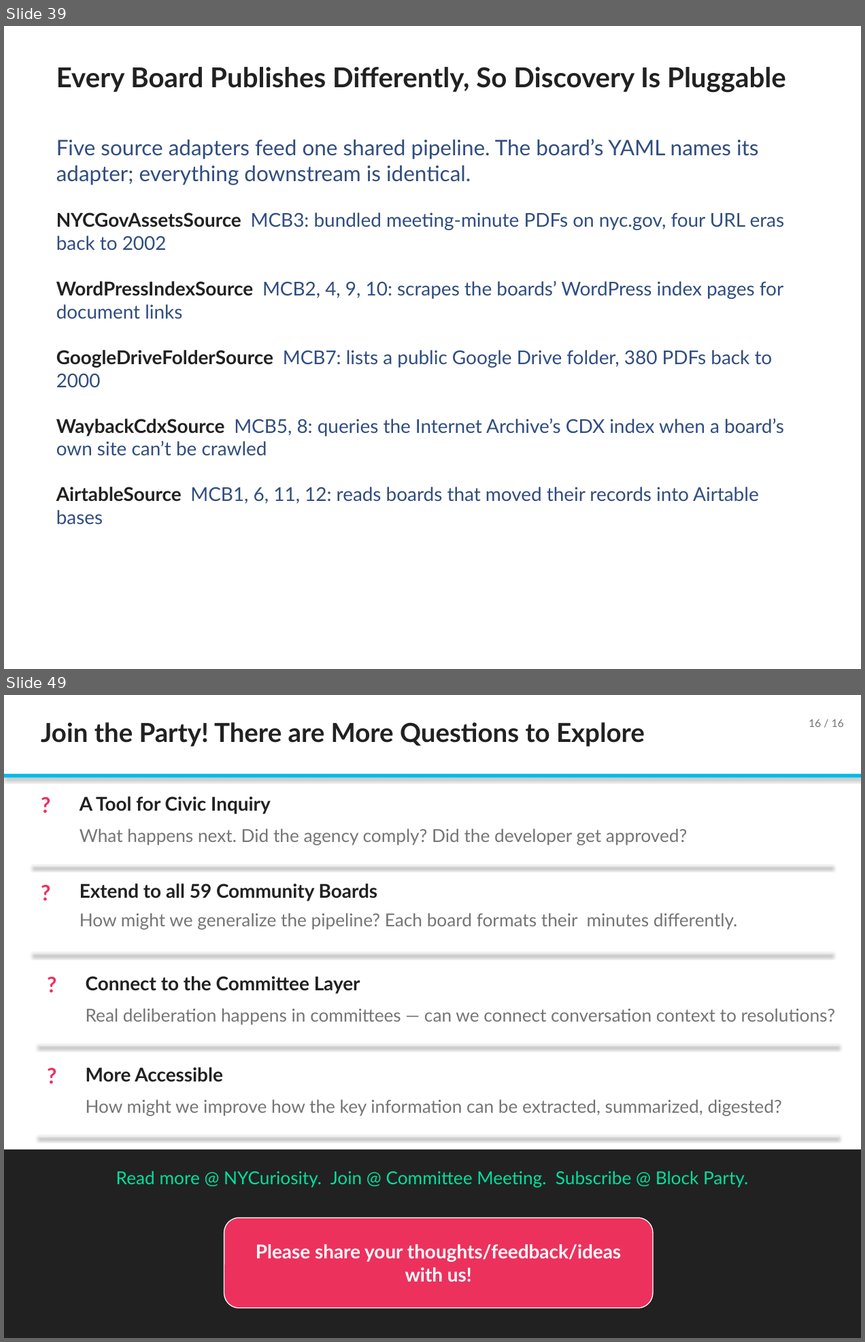
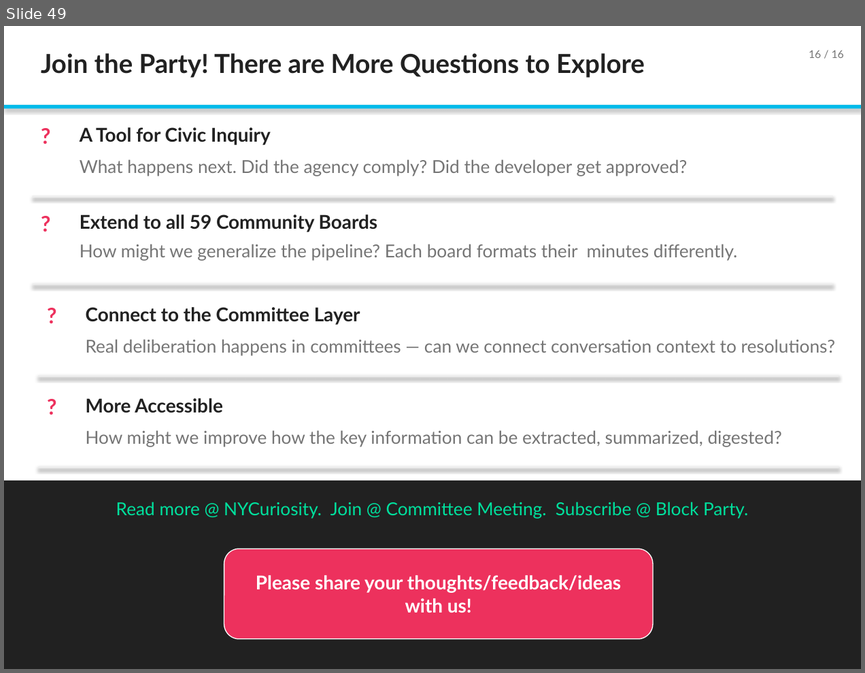
Before and after one commit to TalR24/nycur-data-website, a slide deck: cb-resolutions/block_party_july2026/Building_an_AI_Knowledge_Base_for_NYC_Community_Boards_July2026.pptx. Shown one above the other, each under a label of ours: slides 39 and 49 before the commit, slide 49 after it; the slides between them are not shown. The pictures are 865x1342 and 865x673 pixels, drawn with LibreOffice and Linux fonts; fonts in the diff are those of the drawing. Boxes give left, top, right and bottom in pixels: in the first picture for what was removed or moved away, otherwise in the second. Text is boxed around its words. In the diff, an @@ line names an element or a change of style, - is before the commit and + after.

```diff
--- a/cb-resolutions/block_party_july2026/Building_an_AI_Knowledge_Base_for_NYC_Community_Boards_July2026.pptx
+++ b/cb-resolutions/block_party_july2026/Building_an_AI_Knowledge_Base_for_NYC_Community_Boards_July2026.pptx
@@ slide 39 removed at (x1=4, y1=26, x2=861, y2=669), background #FFFFFF @@
@@ text removed at (x1=56, y1=67, x2=786, y2=93) @@
-Every Board Publishes Differently, So Discovery Is Pluggable
@@ text removed at (x1=56, y1=139, x2=758, y2=185) @@
-Five source adapters feed one shared pipeline. The board’s YAML names its adapter; everything downstream is identical.
@@ text removed at (x1=56, y1=212, x2=785, y2=503) @@
-NYCGovAssetsSource MCB3: bundled meeting-minute PDFs on nyc.gov, four URL eras back to 2002
-WordPressIndexSource MCB2, 4, 9, 10: scrapes the boards’ WordPress index pages for document links
-GoogleDriveFolderSource MCB7: lists a public Google Drive folder, 380 PDFs back to 2000
-WaybackCdxSource MCB5, 8: queries the Internet Archive’s CDX index when a board’s own site can’t be crawled
-AirtableSource MCB1, 6, 11, 12: reads boards that moved their records into Airtable bases
```
Also in this commit, not shown: 12 slides added, 11 other slides removed.
